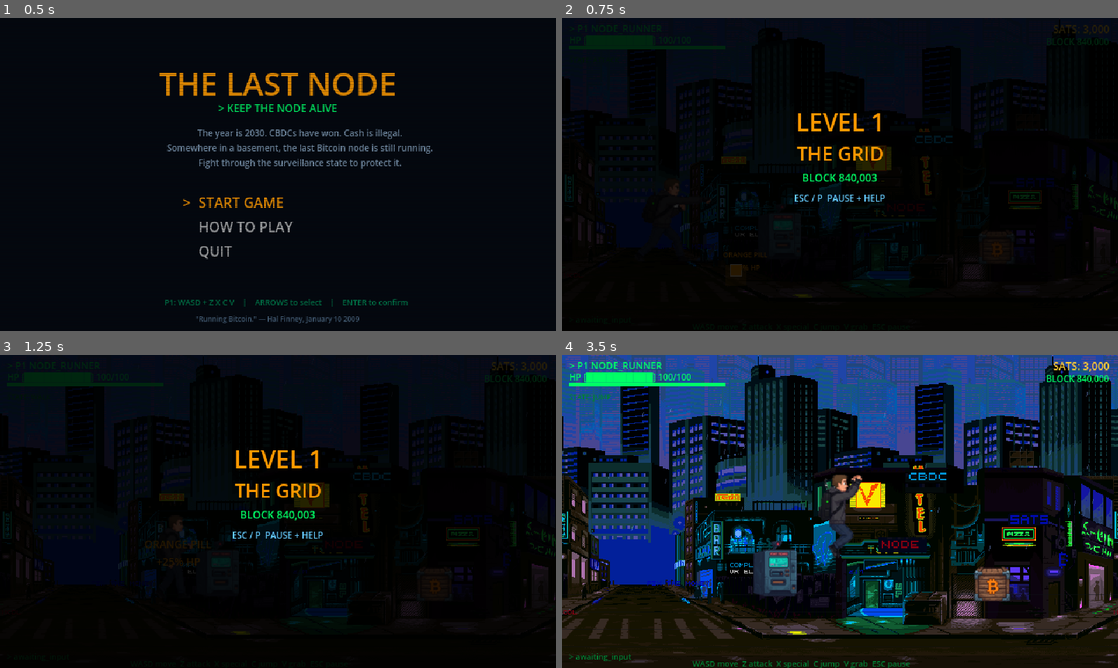
Above: before the commit, frames 1-4 (two rows, left to right).
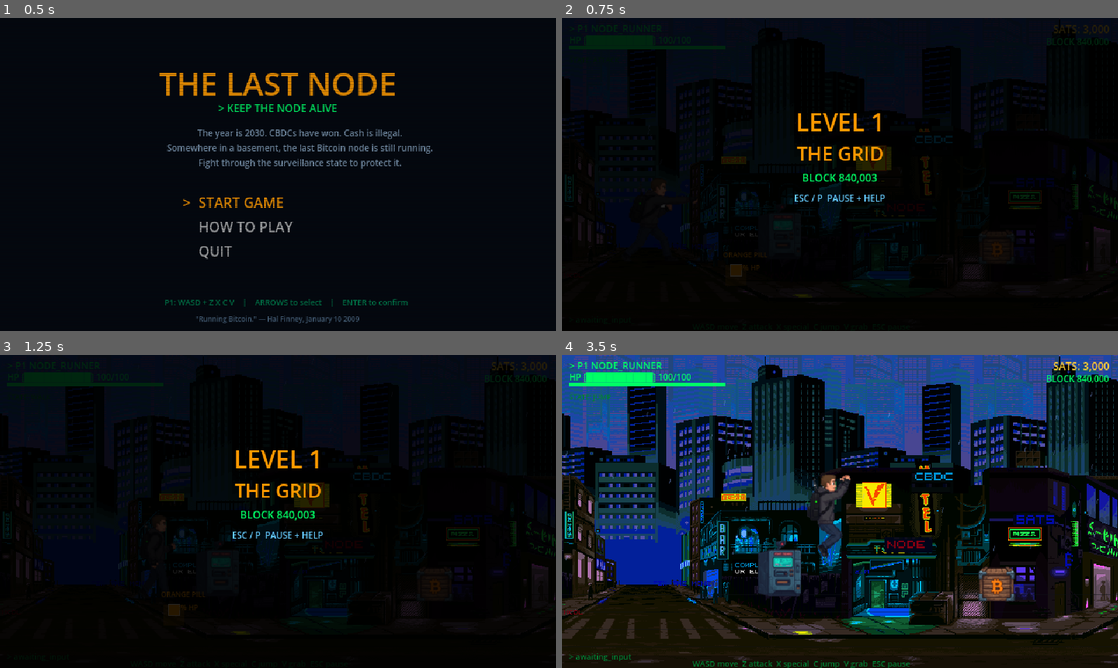
Above: after the commit, the same moments.

Repository: satsdisco/the-last-node-godot
Game: Godot game, scene res://scenes/ui/title_screen.tscn
The game is run twice, just before and just after one commit, with the same random seed, the same clock (stepped at 60 frames per second) and the same inputs.
Inputs (mouse positions are in pixels of both pictures, inside the frame that each line leads up to):
- Up to frame 1 (0.5 s): no input
- Up to frame 2 (0.75 s): tap Enter at 0.5 s; move the mouse to (962, 158) at 0.52 s; hold D (move_right) from 0.53 s (still down); tap Z (attack) at 0.6 s; click (962, 158) at 0.67 s
- Up to frame 3 (1.25 s): keep holding D (move_right); tap C (jump) at 0.77 s
- Up to frame 4 (3.5 s): move the mouse to (728, 527) at 1.27 s; release D (move_right) at 1.28 s; hold S (move_down) 1.28-2.03 s; tap V (grab) at 1.35 s; tap C (jump) at 1.52, 3.02 s; move the mouse to (895, 442) at 2.02 s; hold D (move_right) 2.03-2.78 s; tap X (special) at 2.1 s; move the mouse to (812, 574) at 2.77 s; hold W (move_up) from 2.78 s (still down); tap Enter at 2.85 s; click (812, 574) at 2.92 s

Frame 1 is identical in both runs. In frame 2, 0.1% of the frame differs, in the area x 14-27%, y 52-62%; in frame 3, 0.4%; in frame 4, 36%, in the area x 0-100%, y 0-99%.

Commit message:
Add Level 1 encounter/progression system
Wave-based encounters with 4 zones across the 3200px level:
- Encounter 1 (x=400): KYC swarm — 3 agents, then 2 more
- Encounter 2 (x=1200): 2 KYC + 2 Bankers
- Encounter 3 (x=2000): 2 KYC + Enforcer, then mixed wave 2
- Boss (x=2800): Precinct Captain placeholder

Gameplay systems:
- Physical gate barriers (StaticBody2D) with red pulsing visuals
  that lock the player in during encounters
- Camera locks to encounter bounds during fights
- Waves spawn sequentially — clear wave 1 to trigger wave 2
- "GO >>" flashing prompt after clearing encounters
- Level splash card "LEVEL 1 — THE GRID" with fade animation
- Score screen on level complete: enemies defeated, sats earned,
  time, letter grade (S/A/B/C)
- Stats tracking throughout level

SFX: gate_open and level_complete synthesized sounds

Co-Authored-By: Claude Opus 4.6 (1M context) <noreply@anthropic.com>

Diff:
--- a/scripts/sfx.gd
+++ b/scripts/sfx.gd
@@ -106,3 +106,9 @@
 
 static func menu_select(tree: SceneTree):
 	_play_tone(tree, 660, 0.1, 0.2, "square", 990)
+
+static func gate_open(tree: SceneTree):
+	_play_tone(tree, 330, 0.2, 0.2, "triangle", 660)
+
+static func level_complete(tree: SceneTree):
+	_play_tone(tree, 440, 0.4, 0.25, "triangle", 880)
--- a/scripts/test_arena.gd
+++ b/scripts/test_arena.gd
@@ -119,11 +119,17 @@
 	pause_menu.set_script(load("res://scripts/pause_menu.gd"))
 	add_child(pause_menu)
 
-	# Level splash card
+	# Level splash card — disables player input until it fades
+	_splash_active = true
 	_show_level_splash("LEVEL 1", "THE GRID", "BLOCK 840,003")
 
 	# Connect player death
 	player.died.connect(_on_player_died)
+
+	# Track stats
+	_level_start_time = Time.get_ticks_msec() / 1000.0
+	_sats_at_start = GameState.sats
+	_enemies_defeated = 0
 
 	print("[TestArena] Ready — WASD to move, Z to attack!")
 
@@ -497,18 +503,35 @@
 var encounters: Array = []
 var current_encounter: int = -1
 var encounter_active: bool = false
+var encounter_wave: int = 0  # Current wave within encounter
 var gate_left: float = 0
 var gate_right: float = 0
-var gate_visual: ColorRect = null
+var gate_left_body: StaticBody2D = null
+var gate_right_body: StaticBody2D = null
+var gate_left_visual: ColorRect = null
+var gate_right_visual: ColorRect = null
+var go_prompt: Label = null
+var _cam_limit_left_saved: int = 0
+var _cam_limit_right_saved: int = 0
+
+# Stats tracking
+var _level_start_time: float = 0.0
+var _enemies_defeated: int = 0
+var _sats_at_start: int = 0
 
 var _block_tick_timer: float = 0.0
 var _block_height: int = 840000
 var _blink_timer: float = 0.0
 var _level_complete_flag: bool = false
+var _splash_active: bool = true
 
 func _process(delta):
 	if not player or not is_instance_valid(player):
 		return
+
+	# Block player input during splash or level complete
+	if _splash_active or _level_complete_flag:
+		player.velocity = Vector2.ZERO
 
 	# Encounter system
 	_check_encounters()
@@ -615,99 +638,214 @@
 # ==== ENCOUNTER SYSTEM ====
 
 func _setup_encounters():
+	# Each encounter has waves — next wave spawns when previous is cleared
 	encounters = [
-		# Encounter 1: first KYC swarm
+		# Encounter 1 (x=400): KYC swarm — intro fight
 		{ "trigger_x": 400, "left": 320, "right": 700,
-		  "enemies": [
-			{"type": "KYC", "x": 650, "y": 270},
-			{"type": "KYC", "x": 650, "y": 310},
-			{"type": "KYC", "x": 350, "y": 280},
+		  "waves": [
+			[
+				{"type": "KYC", "x": 650, "y": 290},
+				{"type": "KYC", "x": 670, "y": 310},
+				{"type": "KYC", "x": 350, "y": 280},
+			],
+			[
+				{"type": "KYC", "x": 660, "y": 280},
+				{"type": "KYC", "x": 340, "y": 300},
+			],
 		  ]},
-		# Encounter 2: Bankers + KYC
-		{ "trigger_x": 900, "left": 820, "right": 1200,
-		  "enemies": [
-			{"type": "BANKER", "x": 1150, "y": 280},
-			{"type": "KYC", "x": 860, "y": 300},
-			{"type": "KYC", "x": 1150, "y": 260},
+		# Encounter 2 (x=1200): Bankers behind KYC agents
+		{ "trigger_x": 1200, "left": 1020, "right": 1500,
+		  "waves": [
+			[
+				{"type": "KYC", "x": 1400, "y": 290},
+				{"type": "KYC", "x": 1420, "y": 310},
+				{"type": "BANKER", "x": 1460, "y": 280},
+				{"type": "BANKER", "x": 1050, "y": 300},
+			],
 		  ]},
-		# Encounter 3: bigger fight + drone introduction
-		{ "trigger_x": 1500, "left": 1420, "right": 1900,
-		  "enemies": [
-			{"type": "KYC", "x": 1850, "y": 260},
-			{"type": "BANKER", "x": 1460, "y": 300},
-			{"type": "DRONE", "x": 1750, "y": 280},
-			{"type": "BANKER", "x": 1460, "y": 270},
+		# Encounter 3 (x=2000): Mixed — KYC + Enforcer placeholder, then second wave
+		{ "trigger_x": 2000, "left": 1900, "right": 2400,
+		  "waves": [
+			[
+				{"type": "KYC", "x": 2350, "y": 280},
+				{"type": "KYC", "x": 2340, "y": 310},
+				{"type": "ENFORCER", "x": 1940, "y": 290},
+			],
+			[
+				{"type": "BANKER", "x": 2360, "y": 290},
+				{"type": "KYC", "x": 1950, "y": 300},
+				{"type": "ENFORCER", "x": 2350, "y": 300},
+			],
 		  ]},
-		# Encounter 4: enforcer introduction
-		{ "trigger_x": 2200, "left": 2100, "right": 2600,
-		  "enemies": [
-			{"type": "ENFORCER", "x": 2550, "y": 280},
-			{"type": "KYC", "x": 2550, "y": 310},
-			{"type": "KYC", "x": 2150, "y": 270},
-		  ]},
-		# BOSS: Precinct Captain
+		# Boss encounter (x=2800): Precinct Captain
 		{ "trigger_x": 2800, "left": 2700, "right": 3100,
-		  "enemies": [
-			{"type": "BOSS", "x": 3050, "y": 280},
+		  "waves": [
+			[
+				{"type": "BOSS", "x": 3050, "y": 290},
+			],
 		  ]},
 	]
 
 func _check_encounters():
 	if encounter_active:
-		# Gate the player
-		if player.global_position.x > gate_right - 16:
-			player.global_position.x = gate_right - 16
-		if player.global_position.x < gate_left + 16:
-			player.global_position.x = gate_left + 16
-
-		# Check if all enemies are dead
+		# Check if all enemies in current wave are dead
 		var alive = get_tree().get_nodes_in_group("enemies")
 		if alive.is_empty():
-			_end_encounter()
-		return
+			var enc = encounters[current_encounter]
+			var waves = enc["waves"] as Array
+			encounter_wave += 1
+			if encounter_wave < waves.size():
+				# Spawn next wave
+				_spawn_wave(waves[encounter_wave])
+				_show_announcement("WAVE %d" % (encounter_wave + 1))
+			else:
+				_end_encounter()
+		return
+
+	# Hide GO prompt once player moves past it
+	if go_prompt and is_instance_valid(go_prompt):
+		if current_encounter >= 0:
+			var enc = encounters[current_encounter]
+			if player.global_position.x > enc["right"] + 40:
+				go_prompt.queue_free()
+				go_prompt = null
 
 	# Check if player crossed the next trigger
+	if _splash_active:
+		return
 	var next = current_encounter + 1
 	if next >= encounters.size():
 		return
 	if player.global_position.x >= encounters[next]["trigger_x"]:
+		# Remove GO prompt from previous encounter
+		if go_prompt and is_instance_valid(go_prompt):
+			go_prompt.queue_free()
+			go_prompt = null
 		current_encounter = next
 		_start_encounter(encounters[next])
 
 func _start_encounter(enc: Dictionary):
 	encounter_active = true
+	encounter_wave = 0
 	gate_left = enc["left"]
 	gate_right = enc["right"]
 
-	# Red gate barrier
-	gate_visual = ColorRect.new()
-	gate_visual.color = Color(1, 0.2, 0.2, 0.3)
-	gate_visual.position = Vector2(gate_right - 4, FLOOR_TOP)
-	gate_visual.size = Vector2(4, FLOOR_BOTTOM - FLOOR_TOP)
-	gate_visual.z_index = 3000
-	add_child(gate_visual)
+	# Lock camera to encounter area
+	if camera:
+		_cam_limit_left_saved = camera.limit_left
+		_cam_limit_right_saved = camera.limit_right
+		camera.limit_left = int(gate_left - 40)
+		camera.limit_right = int(gate_right + 40)
+
+	# Physical gate barriers — StaticBody2D so player collides
+	_create_gate_barrier(gate_left, true)
+	_create_gate_barrier(gate_right, false)
 
 	SFX.gate_lock(get_tree())
 
-	# Spawn enemies
-	for e_data in enc["enemies"]:
-		_spawn_enemy(Vector2(e_data["x"], e_data["y"]), e_data["type"])
+	# Spawn first wave
+	var waves = enc["waves"] as Array
+	_spawn_wave(waves[0])
 
 	# Announcement
 	_show_announcement("ENEMIES INCOMING")
 
+func _spawn_wave(wave: Array):
+	for e_data in wave:
+		_spawn_enemy(Vector2(e_data["x"], e_data["y"]), e_data["type"])
+
+func _create_gate_barrier(x_pos: float, is_left: bool):
+	var gate_height = FLOOR_BOTTOM - FLOOR_TOP + 20
+	var gate_y = (FLOOR_TOP + FLOOR_BOTTOM) / 2.0
+
+	# StaticBody2D for physical collision
+	var body = StaticBody2D.new()
+	body.position = Vector2(x_pos, gate_y)
+	body.name = "GateLeft" if is_left else "GateRight"
+	var col = CollisionShape2D.new()
+	var shape = RectangleShape2D.new()
+	shape.size = Vector2(8, gate_height)
+	col.shape = shape
+	body.add_child(col)
+	add_child(body)
+
+	# Red translucent visual that pulses
+	var visual = ColorRect.new()
+	visual.color = Color(1, 0.15, 0.1, 0.35)
+	visual.size = Vector2(6, gate_height)
+	visual.position = Vector2(-3, -gate_height / 2.0)
+	visual.z_index = 3000
+	body.add_child(visual)
+
+	# Pulse tween
+	var tween = visual.create_tween().set_loops()
+	tween.tween_property(visual, "modulate:a", 0.5, 0.4)
+	tween.tween_property(visual, "modulate:a", 1.0, 0.4)
+
+	# Scanline/hash marks on the gate for visual interest
+	for i in range(int(gate_height / 12)):
+		var mark = ColorRect.new()
+		mark.color = Color(1, 0.3, 0.2, 0.5)
+		mark.size = Vector2(4, 2)
+		mark.position = Vector2(-2, -gate_height / 2.0 + i * 12 + 4)
+		visual.add_child(mark)
+
+	if is_left:
+		gate_left_body = body
+		gate_left_visual = visual
+	else:
+		gate_right_body = body
+		gate_right_visual = visual
+
+func _dissolve_gate(body: StaticBody2D, visual: ColorRect):
+	if not body or not is_instance_valid(body):
+		return
+	# Disable collision immediately so player can walk through
+	for child in body.get_children():
+		if child is CollisionShape2D:
+			child.set_deferred("disabled", true)
+	# Dissolve visual
+	if visual and is_instance_valid(visual):
+		var tween = visual.create_tween()
+		tween.tween_property(visual, "modulate:a", 0.0, 0.5)
+		tween.parallel().tween_property(visual, "scale:x", 3.0, 0.5)
+		tween.tween_callback(body.queue_free)
+	else:
+		body.queue_free()
+
 func _end_encounter():
 	encounter_active = false
-	if gate_visual:
-		gate_visual.queue_free()
-		gate_visual = null
+
+	# Dissolve gates with sound
+	SFX.gate_open(get_tree())
+	_dissolve_gate(gate_left_body, gate_left_visual)
+	_dissolve_gate(gate_right_body, gate_right_visual)
+	gate_left_body = null
+	gate_right_body = null
+	gate_left_visual = null
+	gate_right_visual = null
+
+	# Restore camera limits
+	if camera:
+		camera.limit_left = _cam_limit_left_saved
+		camera.limit_right = _cam_limit_right_saved
+
+	# Track kills — count how many enemies were in all waves of this encounter
+	var enc = encounters[current_encounter]
+	var waves = enc["waves"] as Array
+	for wave in waves:
+		_enemies_defeated += wave.size()
 
 	# Check if this was the last encounter (boss)
 	if current_encounter >= encounters.size() - 1:
+		SFX.level_complete(get_tree())
 		get_tree().create_timer(1.5).timeout.connect(_on_level_complete)
 		_show_announcement("LEVEL CLEAR")
 	else:
 		_show_announcement("AREA CLEAR")
+		SFX.menu_select(get_tree())
+		# Show GO >> prompt
+		_show_go_prompt()
 
 func _spawn_enforcer(pos: Vector2):
 	var e = CharacterBody2D.new()
@@ -991,6 +1129,30 @@
 	e.add_child(lbl)
 
 	add_child(e)
+
+func _show_go_prompt():
+	# Flashing "GO >>" arrow on the right side of the screen
+	var hud = get_node_or_null("HUD")
+	if not hud:
+		return
+
+	go_prompt = Label.new()
+	go_prompt.text = "GO >>"
+	go_prompt.position = Vector2(560, 170)
+	go_prompt.add_theme_font_size_override("font_size", 18)
+	go_prompt.add_theme_color_override("font_color", Color(1, 0.6, 0))
+	go_prompt.z_index = 3500
+	hud.add_child(go_prompt)
+
+	# Bounce/pulse animation
+	var tween = go_prompt.create_tween().set_loops()
+	tween.tween_property(go_prompt, "position:x", 570.0, 0.4).set_ease(Tween.EASE_IN_OUT)
+	tween.tween_property(go_prompt, "position:x", 555.0, 0.4).set_ease(Tween.EASE_IN_OUT)
+
+	# Flash alpha
+	var flash_tween = go_prompt.create_tween().set_loops()
+	flash_tween.tween_property(go_prompt, "modulate:a", 0.4, 0.3)
+	flash_tween.tween_property(go_prompt, "modulate:a", 1.0, 0.3)
 
 func _show_announcement(text: String):
 	var hud = get_node_or_null("HUD")
@@ -1081,6 +1243,7 @@
 		name_lbl.queue_free()
 		block_lbl.queue_free()
 		hint.queue_free()
+		_splash_active = false
 	)
 
 func _on_player_died():
@@ -1147,58 +1310,159 @@
 
 func _on_level_complete():
 	_level_complete_flag = true
+
 	var hud = get_node_or_null("HUD")
 	if not hud:
 		return
 
+	# Calculate stats
+	var elapsed = Time.get_ticks_msec() / 1000.0 - _level_start_time
+	var minutes = int(elapsed) / 60
+	var seconds = int(elapsed) % 60
+	var time_str = "%d:%02d" % [minutes, seconds]
+	var sats_earned = GameState.sats - _sats_at_start
+
+	# Letter grade based on sats earned
+	var grade = "C"
+	if sats_earned >= 8000:
+		grade = "S"
+	elif sats_earned >= 5000:
+		grade = "A"
+	elif sats_earned >= 3000:
+		grade = "B"
+
+	var grade_color = Color(1, 0.6, 0)  # default orange
+	match grade:
+		"S": grade_color = Color(1, 0.85, 0)  # gold
+		"A": grade_color = Color(0, 1, 0.4)   # green
+		"B": grade_color = Color(0.4, 0.8, 1)  # cyan
+		"C": grade_color = Color(0.6, 0.6, 0.6)  # gray
+
+	# Dark overlay
 	var overlay = ColorRect.new()
-	overlay.color = Color(0, 0, 0, 0.85)
+	overlay.color = Color(0, 0, 0, 0.9)
 	overlay.size = Vector2(640, 360)
 	overlay.z_index = 4000
 	hud.add_child(overlay)
 
+	# "LEVEL COMPLETE" title — fades in
 	var title = Label.new()
 	title.text = "LEVEL COMPLETE"
-	title.position = Vector2(120, 80)
+	title.position = Vector2(120, 40)
 	title.add_theme_font_size_override("font_size", 22)
 	title.add_theme_color_override("font_color", Color(0, 1, 0.4))
 	title.horizontal_alignment = HORIZONTAL_ALIGNMENT_CENTER
 	title.size = Vector2(400, 40)
-	title.z_index = 4000
+	title.z_index = 4001
+	title.modulate.a = 0
 	hud.add_child(title)
 
 	var name_lbl = Label.new()
 	name_lbl.text = "THE GRID"
-	name_lbl.position = Vector2(120, 110)
+	name_lbl.position = Vector2(120, 70)
 	name_lbl.add_theme_font_size_override("font_size", 18)
 	name_lbl.add_theme_color_override("font_color", Color(1, 0.6, 0))
 	name_lbl.horizontal_alignment = HORIZONTAL_ALIGNMENT_CENTER
 	name_lbl.size = Vector2(400, 30)
-	name_lbl.z_index = 4000
+	name_lbl.z_index = 4001
+	name_lbl.modulate.a = 0
 	hud.add_child(name_lbl)
 
-	# Stats
+	# Separator line
+	var sep = ColorRect.new()
+	sep.color = Color(0, 1, 0.4, 0.4)
+	sep.position = Vector2(180, 105)
+	sep.size = Vector2(280, 1)
+	sep.z_index = 4001
+	sep.modulate.a = 0
+	hud.add_child(sep)
+
+	# Stats labels — typed out with delays
+	var green = Color(0, 1, 0.4)
+	var orange = Color(1, 0.8, 0.2)
+	var stat_labels: Array[Label] = []
+
 	var stats = [
-		"SATS COLLECTED: %s" % _format_sats(GameState.sats),
-		"ENEMIES VALIDATED: %d" % (current_encounter + 1),
+		["ENEMIES DEFEATED", str(_enemies_defeated)],
+		["SATS COLLECTED", _format_sats(sats_earned)],
+		["TIME", time_str],
 	]
-	for s_idx in range(stats.size()):
-		var s_lbl = Label.new()
-		s_lbl.text = stats[s_idx]
-		s_lbl.position = Vector2(120, 160 + s_idx * 20)
-		s_lbl.add_theme_font_size_override("font_size", 12)
-		s_lbl.add_theme_color_override("font_color", Color(0, 1, 0.4))
-		s_lbl.horizontal_alignment = HORIZONTAL_ALIGNMENT_CENTER
-		s_lbl.size = Vector2(400, 20)
-		s_lbl.z_index = 4000
-		hud.add_child(s_lbl)
-
+
+	for i in range(stats.size()):
+		var key_lbl = Label.new()
+		key_lbl.text = "> %s" % stats[i][0]
+		key_lbl.position = Vector2(160, 120 + i * 24)
+		key_lbl.add_theme_font_size_override("font_size", 12)
+		key_lbl.add_theme_color_override("font_color", green)
+		key_lbl.z_index = 4001
+		key_lbl.modulate.a = 0
+		hud.add_child(key_lbl)
+		stat_labels.append(key_lbl)
+
+		var val_lbl = Label.new()
+		val_lbl.text = stats[i][1]
+		val_lbl.position = Vector2(360, 120 + i * 24)
+		val_lbl.add_theme_font_size_override("font_size", 12)
+		val_lbl.add_theme_color_override("font_color", orange)
+		val_lbl.horizontal_alignment = HORIZONTAL_ALIGNMENT_RIGHT
+		val_lbl.size = Vector2(120, 20)
+		val_lbl.z_index = 4001
+		val_lbl.modulate.a = 0
+		hud.add_child(val_lbl)
+		stat_labels.append(val_lbl)
+
+	# Grade display
+	var grade_title = Label.new()
+	grade_title.text = "> GRADE"
+	grade_title.position = Vector2(160, 205)
+	grade_title.add_theme_font_size_override("font_size", 12)
+	grade_title.add_theme_color_override("font_color", green)
+	grade_title.z_index = 4001
+	grade_title.modulate.a = 0
+	hud.add_child(grade_title)
+
+	var grade_lbl = Label.new()
+	grade_lbl.text = grade
+	grade_lbl.position = Vector2(280, 195)
+	grade_lbl.add_theme_font_size_override("font_size", 28)
+	grade_lbl.add_theme_color_override("font_color", grade_color)
+	grade_lbl.horizontal_alignment = HORIZONTAL_ALIGNMENT_CENTER
+	grade_lbl.size = Vector2(80, 40)
+	grade_lbl.z_index = 4001
+	grade_lbl.modulate.a = 0
+	hud.add_child(grade_lbl)
+
+	# Continue prompt
 	var prompt = Label.new()
 	prompt.text = "[ENTER] CONTINUE"
-	prompt.position = Vector2(120, 260)
+	prompt.position = Vector2(120, 280)
 	prompt.add_theme_font_size_override("font_size", 12)
 	prompt.add_theme_color_override("font_color", Color(0, 1, 0.4))
 	prompt.horizontal_alignment = HORIZONTAL_ALIGNMENT_CENTER
 	prompt.size = Vector2(400, 30)
-	prompt.z_index = 4000
+	prompt.z_index = 4001
+	prompt.modulate.a = 0
 	hud.add_child(prompt)
+
+	# Blinking cursor on prompt
+	var prompt_blink = prompt.create_tween().set_loops()
+	prompt_blink.tween_property(prompt, "modulate:a", 0.3, 0.5)
+	prompt_blink.tween_property(prompt, "modulate:a", 1.0, 0.5)
+
+	# Staggered reveal animation
+	var reveal = overlay.create_tween()
+	reveal.tween_property(title, "modulate:a", 1.0, 0.3)
+	reveal.parallel().tween_property(name_lbl, "modulate:a", 1.0, 0.3)
+	reveal.tween_property(sep, "modulate:a", 1.0, 0.2)
+	# Reveal each stat pair one by one
+	for i in range(stats.size()):
+		reveal.tween_property(stat_labels[i * 2], "modulate:a", 1.0, 0.15)
+		reveal.parallel().tween_property(stat_labels[i * 2 + 1], "modulate:a", 1.0, 0.15)
+	# Grade reveal with a slight punch
+	reveal.tween_property(grade_title, "modulate:a", 1.0, 0.15)
+	reveal.tween_property(grade_lbl, "modulate:a", 1.0, 0.2)
+	reveal.tween_property(grade_lbl, "scale", Vector2(1.3, 1.3), 0.1)
+	reveal.tween_property(grade_lbl, "scale", Vector2(1.0, 1.0), 0.1)
+	# Finally show prompt then pause
+	reveal.tween_property(prompt, "modulate:a", 1.0, 0.2)
+	reveal.tween_callback(func(): get_tree().paused = true)
